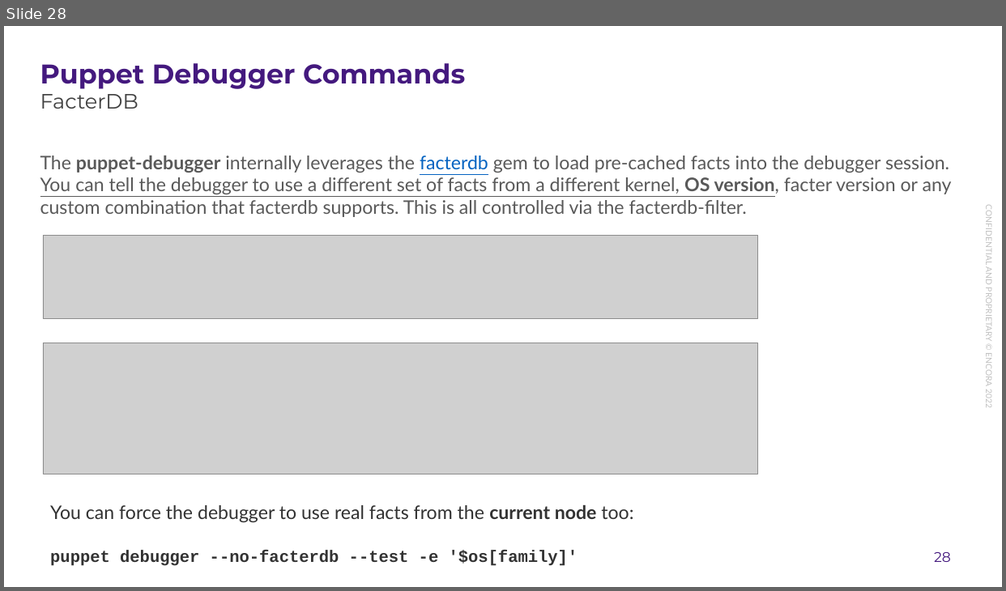
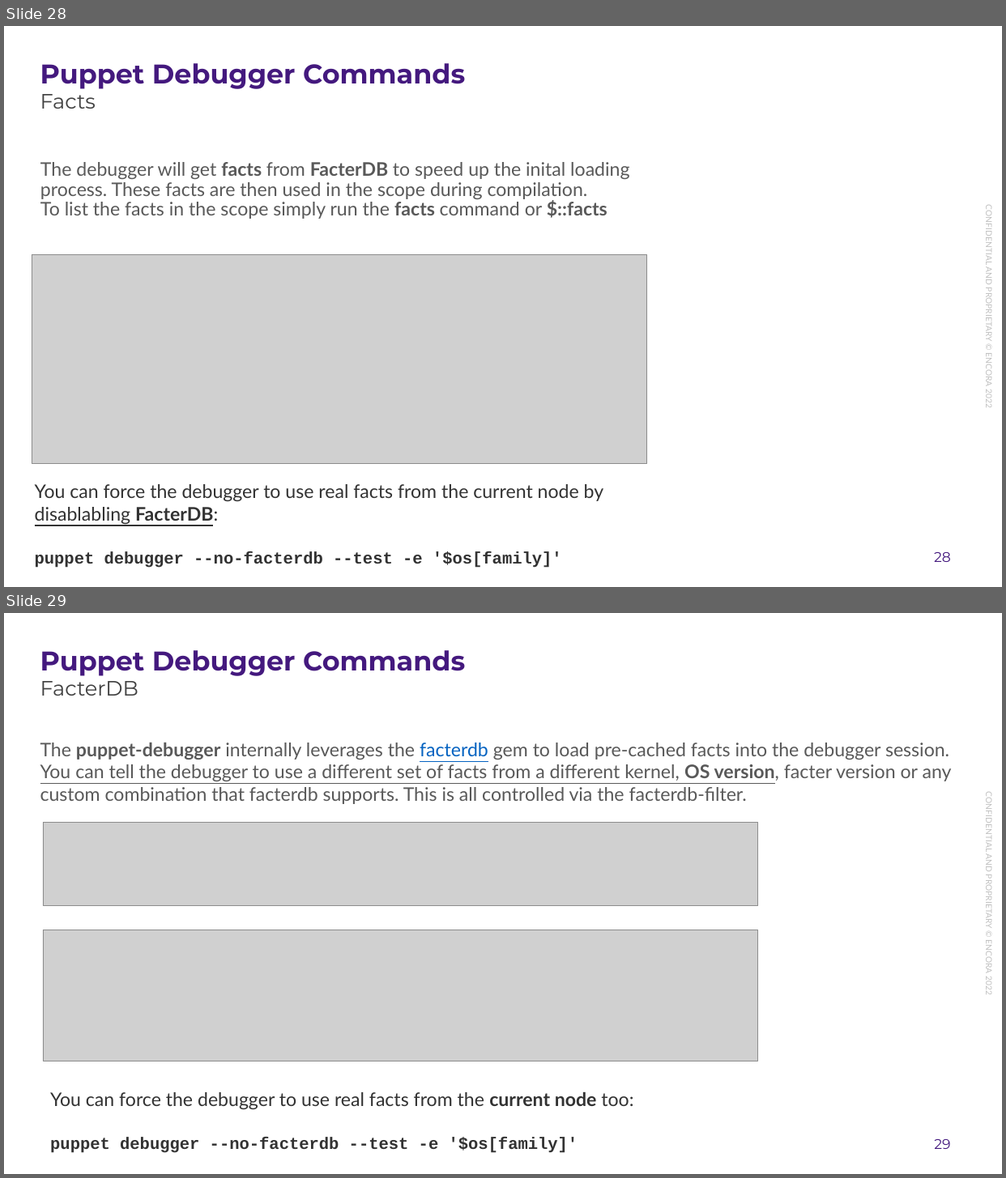
Before and after one commit to enogrob/presentation-puppet-debugger, a slide deck: docs/presentation-puppet-debugger.pptx. Shown one above the other, each under a label of ours: slide 28 before the commit, slides 28 and 29 after it. The pictures are 1006x591 and 1006x1178 pixels, drawn with LibreOffice and Linux fonts; fonts in the diff are those of the drawing; grey boxes stand for pictures; background and template pictures are left out. Boxes give left, top, right and bottom in pixels: in the first picture for what was removed or moved away, otherwise in the second. Text is boxed around its words. In the diff, an @@ line names an element or a change of style, - is before the commit and + after.

```diff
--- a/docs/presentation-puppet-debugger.pptx
+++ b/docs/presentation-puppet-debugger.pptx
@@ slide 28 added at bbox=[4, 26, 1002, 587], background #FFFFFF; not listed: 2 template elements that a slide beside it also shows @@
@@ title added at bbox=[40, 63, 465, 89], 26 pt, text #44197E, bold @@
+Puppet Debugger Commands
@@ subtitle added at bbox=[40, 88, 96, 109], 20 pt, text #404040 @@
+Facts
@@ text added at bbox=[40, 162, 629, 219], 18 pt, text #595959 @@
+The debugger will get facts from FacterDB to speed up the inital loading process. These facts are then used in the scope during compilation.
+To list the facts in the scope simply run the facts command or $::facts
@@ picture added at bbox=[32, 255, 647, 465] @@
@@ text added at bbox=[35, 484, 604, 568], 18 pt, text #323232 @@
+You can force the debugger to use real facts from the current node by disablabling FacterDB:
+puppet debugger --no-facterdb --test -e '$os[family]'
@@ what was slide 28 is now slide 29 @@
@@ page number at bbox=[934, 1139, 950, 1149]: text changed @@
-28
+29
```
Also in this commit, not shown: 4 slides changed, 6 other slides added, 1 other file.
